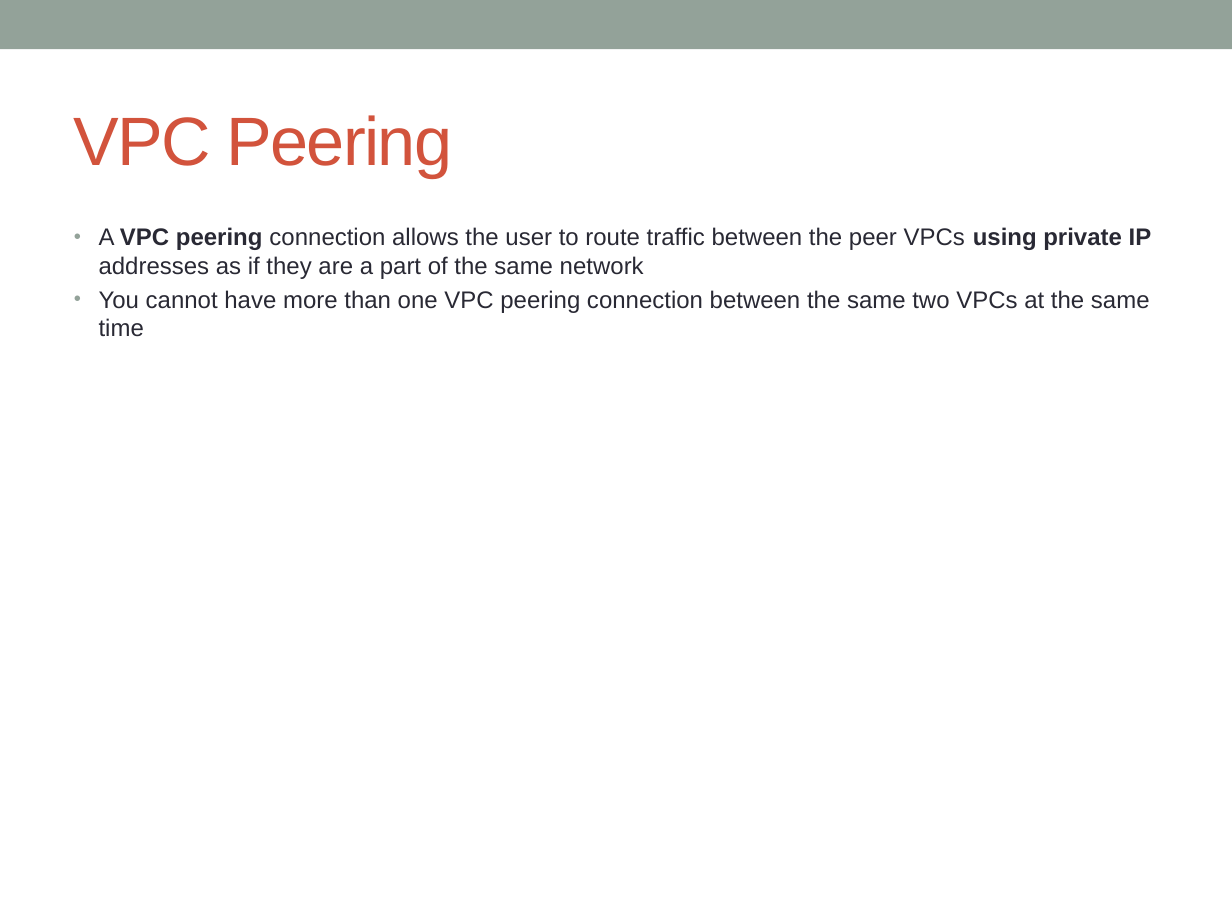
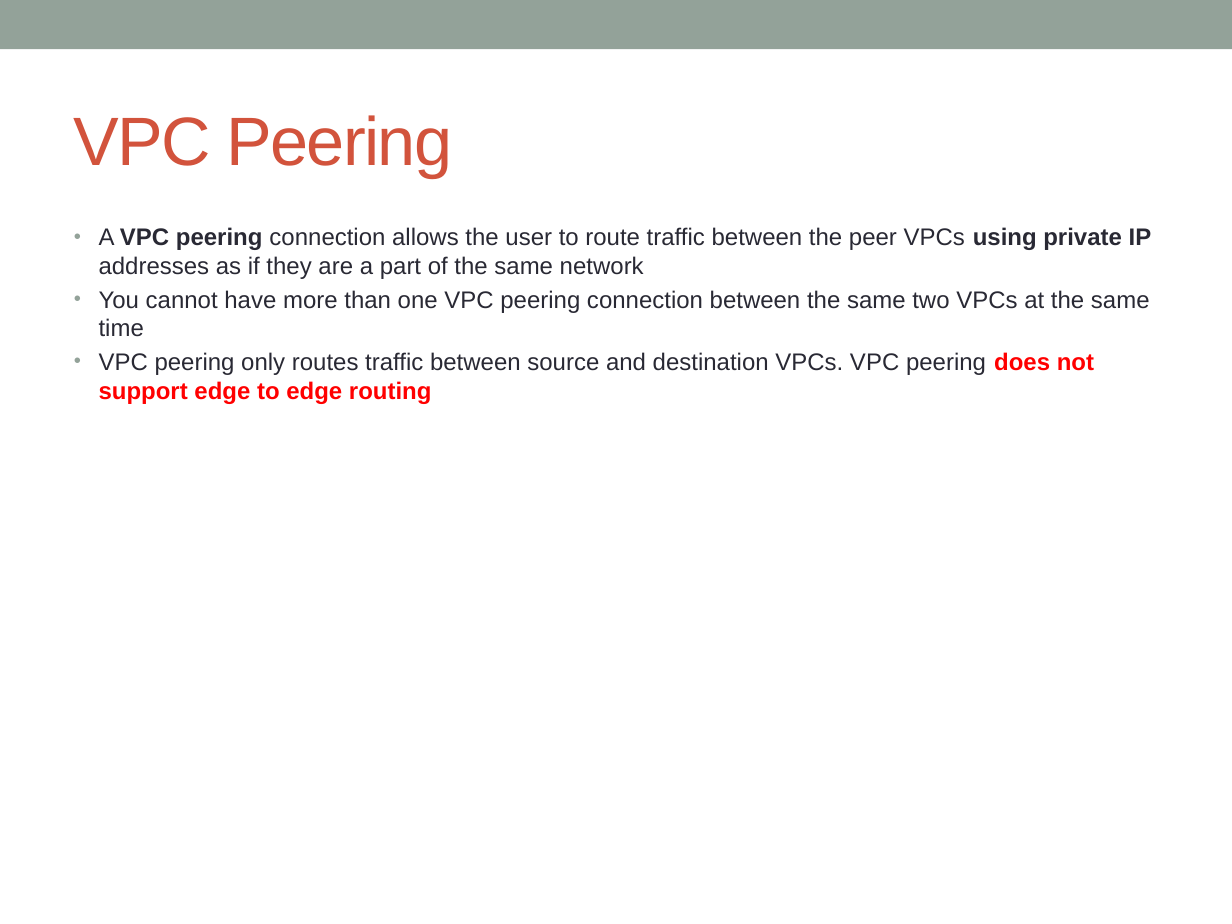
Before and after one commit to notionquest/ProjectDocumentation, a slide deck: slide 10 of AWS_Solution_Architect.pptx (slide 9 before the commit). Drawn at 1232x924 pixels with LibreOffice and Linux fonts; fonts in the diff are those of the drawing. Boxes give left, top, right and bottom in pixels: in the first picture for what was removed or moved away, otherwise in the second. Text is boxed around its words. In the diff, an @@ line names an element or a change of style, - is before the commit and + after.

```diff
--- a/AWS_Solution_Architect.pptx
+++ b/AWS_Solution_Architect.pptx
@@ text at bbox=[99, 352, 1094, 404]: paragraph added @@
+• VPC peering only routes traffic between source and destination VPCs. VPC peering does not support edge to edge routing
```
Also in this commit, not shown: 9 other slides changed, 21 slides added.
